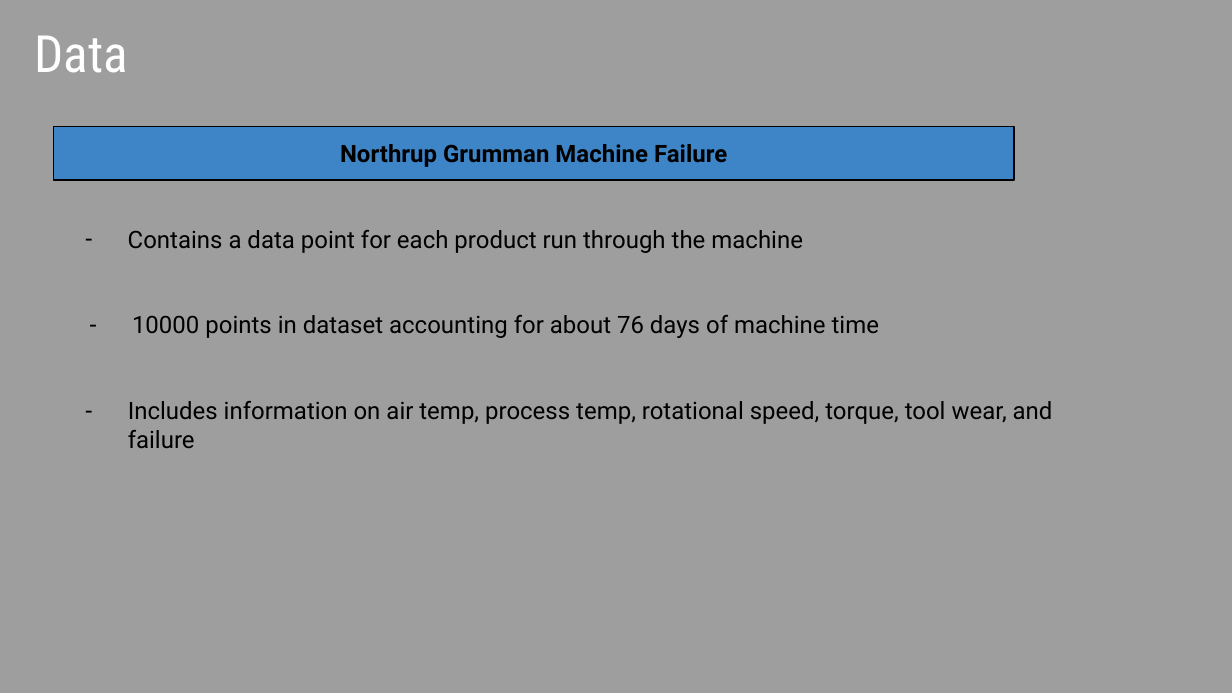
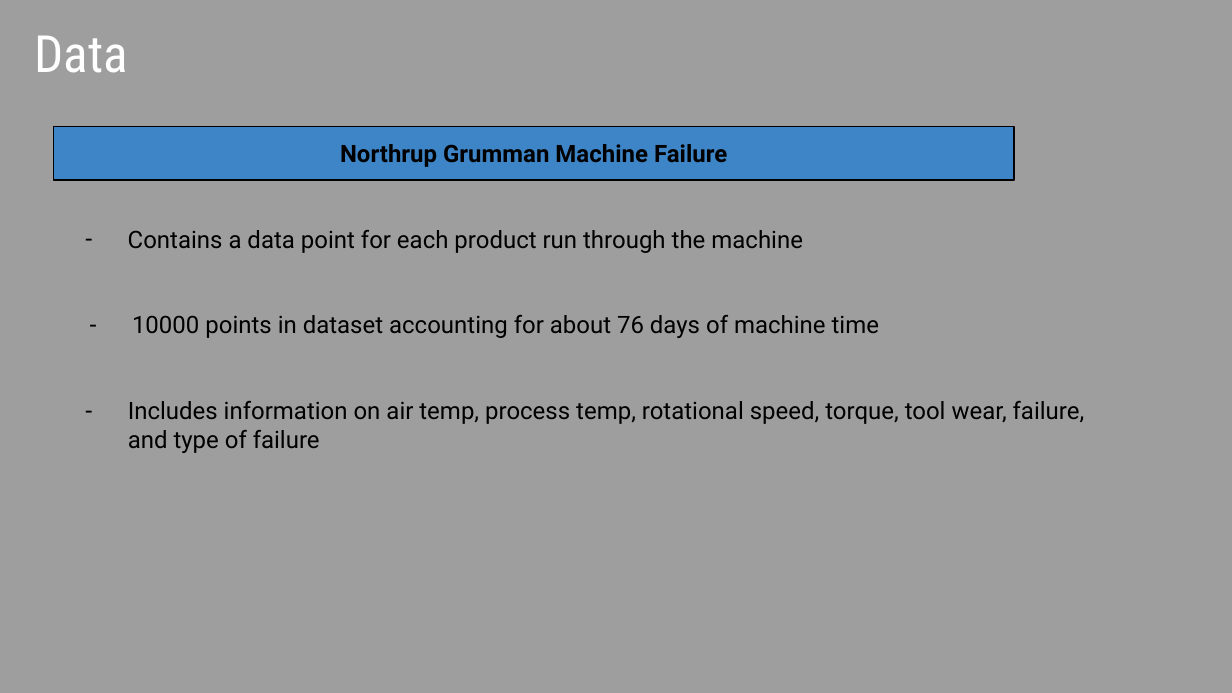
Before and after one commit to tfuger10/Machine-Predictive-Maintenance, a slide deck: slide 4 of Machine-Predictive-Maintenance.pptx. Drawn at 1232x693 pixels with LibreOffice and Linux fonts; fonts in the diff are those of the drawing. Boxes give left, top, right and bottom in pixels: in the first picture for what was removed or moved away, otherwise in the second. Text is boxed around its words. In the diff, an @@ line names an element or a change of style, - is before the commit and + after.

```diff
--- a/Machine-Predictive-Maintenance.pptx
+++ b/Machine-Predictive-Maintenance.pptx
@@ text at [128,401,1085,453]: text changed @@
-– Includes information on air temp, process temp, rotational speed, torque, tool wear, and failure
+– Includes information on air temp, process temp, rotational speed, torque, tool wear, failure, and type of failure
```
Also in this commit, not shown: 4 other slides changed, 2 slides added, 14 other files.
